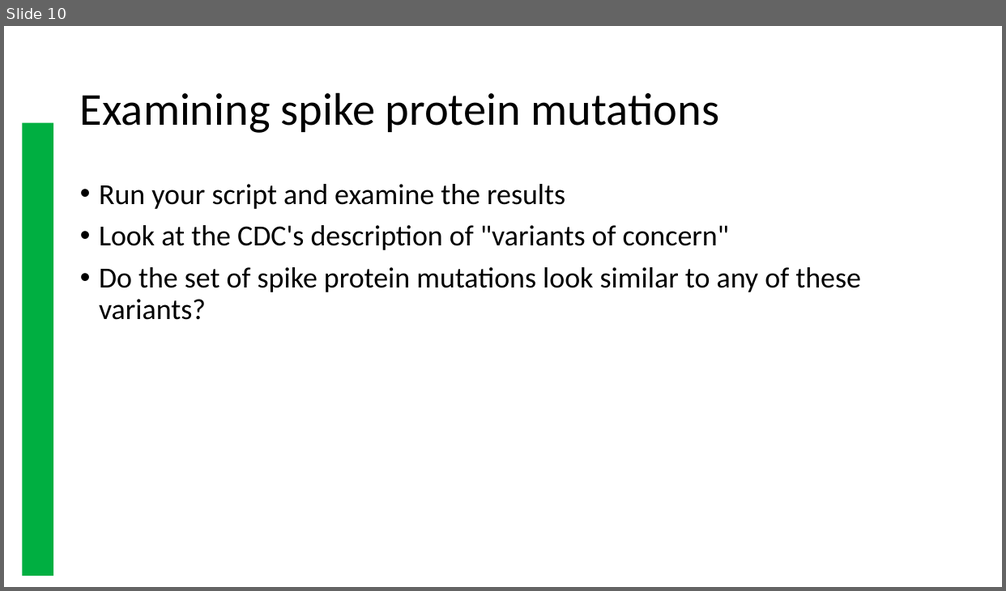
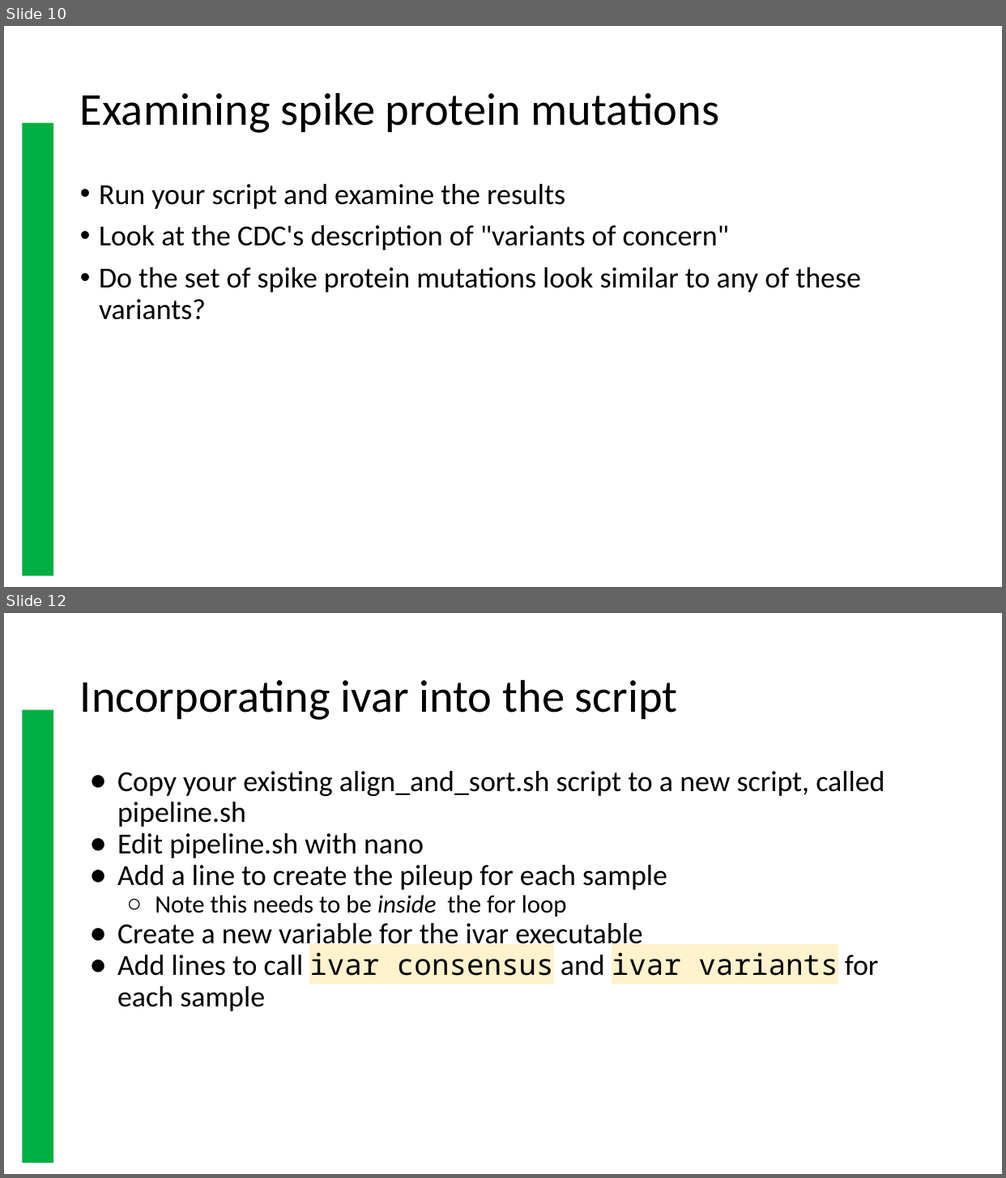
Before and after one commit to WVINBREbootcamp/BootcampPresentationsOld, a slide deck: ivar.pptx. Shown one above the other, each under a label of ours: slide 10 before the commit, slides 10 and 12 after it; the slides between them are not shown. The pictures are 1006x591 and 1006x1178 pixels, drawn with LibreOffice and Linux fonts; fonts in the diff are those of the drawing; background and template pictures are left out. Boxes give left, top, right and bottom in pixels: in the first picture for what was removed or moved away, otherwise in the second. Text is boxed around its words. In the diff, an @@ line names an element or a change of style, - is before the commit and + after.

```diff
--- a/ivar.pptx
+++ b/ivar.pptx
@@ slide 12 added at (x1=4, y1=613, x2=1002, y2=1174), background #FFFFFF; not listed: 1 template element that a slide beside it also shows @@
@@ title added at (x1=80, y1=679, x2=678, y2=720), 44 pt, text #000000 @@
+Incorporating ivar into the script
@@ text added at (x1=117, y1=771, x2=884, y2=1012), 28 pt, text #000000 @@
+● Copy your existing align_and_sort.sh script to a new script, called pipeline.sh
+● Edit pipeline.sh with nano
+● Add a line to create the pileup for each sample
+  ○ Note this needs to be inside the for loop
+● Create a new variable for the ivar executable
+● Add lines to call ivar consensus and ivar variants for each sample
```
Also in this commit, not shown: 4 slides changed, 3 other slides added.
